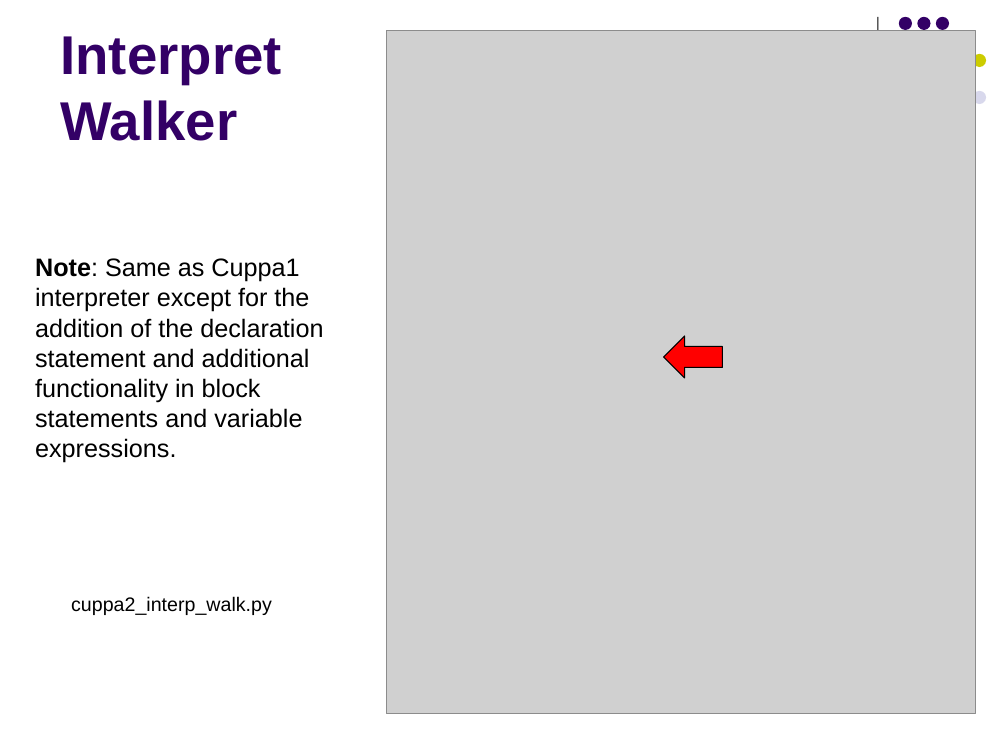
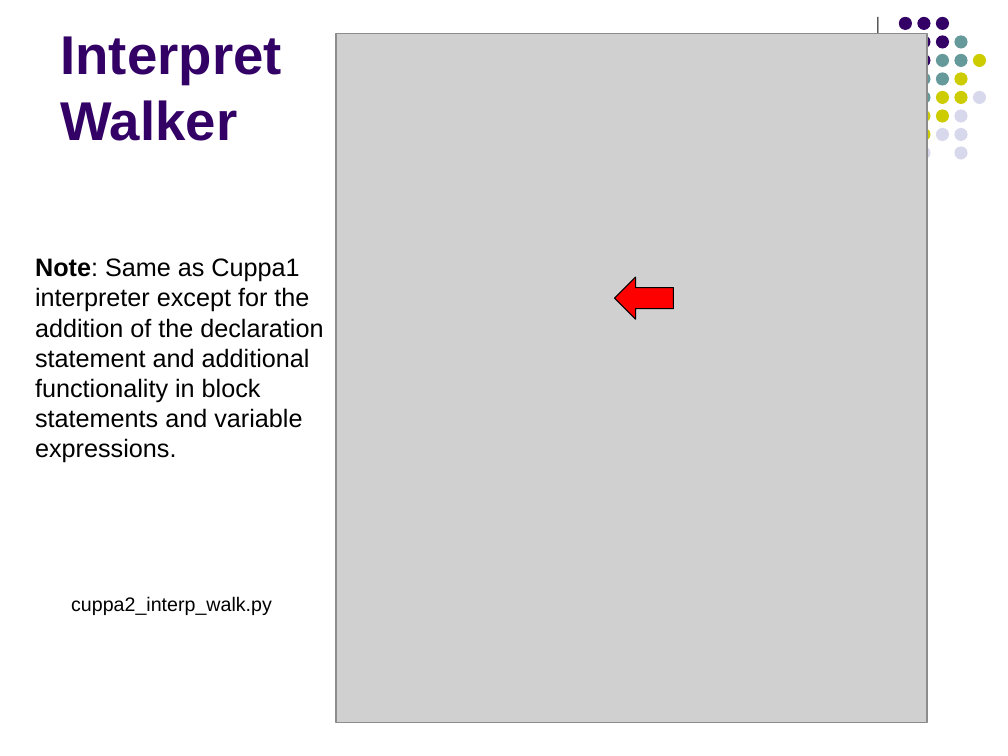
Before and after one commit to lutzhamel/CSC402, a slide deck: slide 17 of notes/csc402-ln010.pptx. Drawn at 1008x756 pixels with LibreOffice and Linux fonts; fonts in the diff are those of the drawing; grey boxes stand for pictures. Boxes give left, top, right and bottom in pixels: in the first picture for what was removed or moved away, otherwise in the second. Text is boxed around its words. In the diff, an @@ line names an element or a change of style, - is before the commit and + after.

```diff
--- a/notes/csc402-ln010.pptx
+++ b/notes/csc402-ln010.pptx
@@ picture: place and size @@
-picture at bbox=[386, 30, 976, 714]
+picture at bbox=[336, 33, 926, 722]
@@ group added at bbox=[899, 35, 968, 159]: 21 ellipses @@
@@ left arrow: place and size @@
-left arrow at bbox=[663, 336, 722, 378]
+left arrow at bbox=[615, 277, 673, 320]
```
Also in this commit, not shown: 5 other slides changed, 4 other files.
